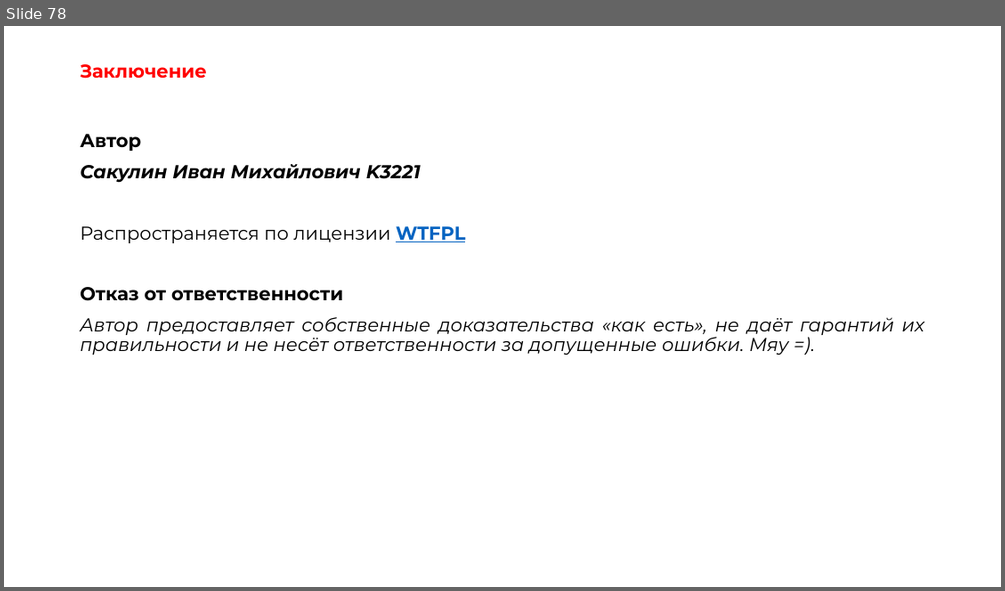
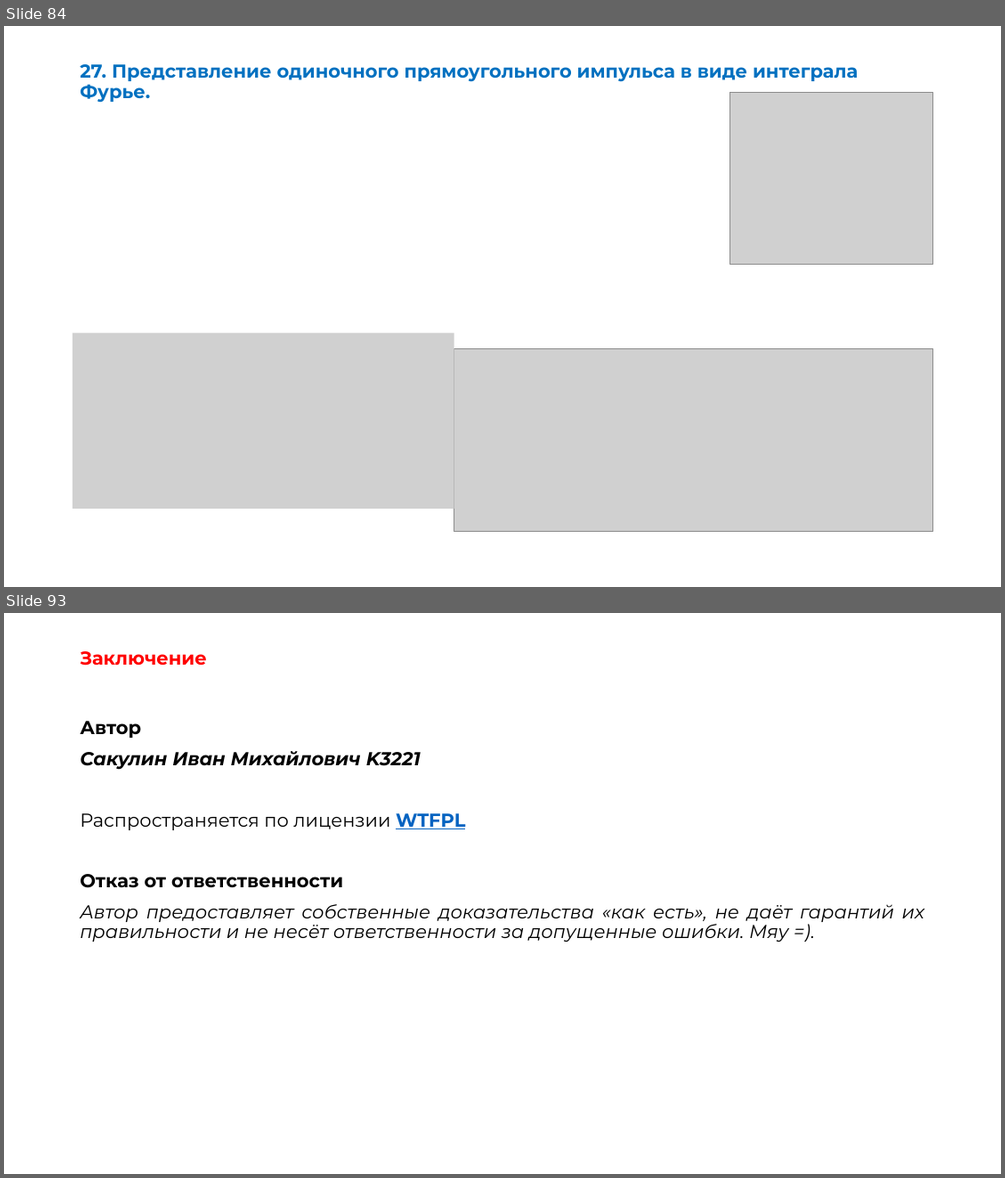
Before and after one commit to OneTwoZzzPlus/ITMO.STUDY, a slide deck: 2-3_PHYSICS/exam-EMP.pptx. Shown one above the other, each under a label of ours: slide 78 before the commit, slides 84 and 93 after it; the slides between them are not shown. The pictures are 1005x591 and 1005x1178 pixels, drawn with LibreOffice and Linux fonts; fonts in the diff are those of the drawing; grey boxes stand for pictures. Boxes give left, top, right and bottom in pixels: in the first picture for what was removed or moved away, otherwise in the second. Text is boxed around its words. In the diff, an @@ line names an element or a change of style, - is before the commit and + after.

```diff
--- a/2-3_PHYSICS/exam-EMP.pptx
+++ b/2-3_PHYSICS/exam-EMP.pptx
@@ slide 84 added at [4, 26, 1001, 587], background #FFFFFF @@
@@ title added at [80, 64, 858, 103], 18 pt, text #0070C0, bold @@
+27. Представление одиночного прямоугольного импульса в виде интеграла Фурье.
@@ picture added at [730, 93, 932, 265] @@
@@ picture added at [73, 332, 454, 508] @@
@@ picture added at [454, 348, 933, 531] @@
@@ what was slide 78 is now slide 93 @@
```
Also in this commit, not shown: 1 slide changed, 14 other slides added, 5 other files.
